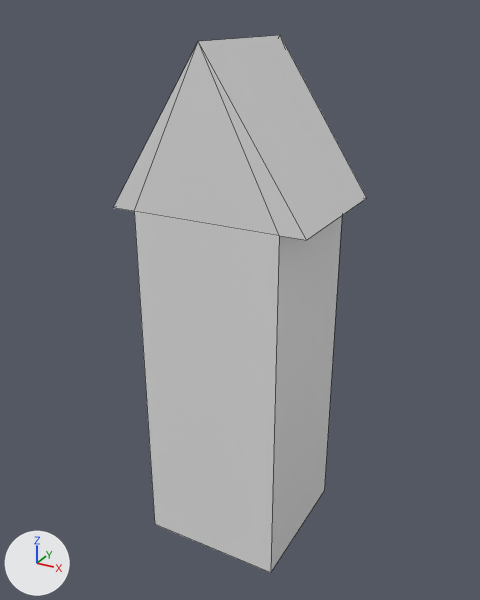
What one commit did to the Blender file Assets/Models/Clock/Clock.blend.
Both versions are drawn from a 50 mm lens placed at (1.21, -2.23, 2.2), pointed at (-0.01, 0.0, 1.08). Every picture has the same lights, and +X, +Y and +Z are marked at lower left. Mesh edges are drawn as thin lines. The same objects are shown in both versions, whatever each file hides.

Names of what the first picture shows: 'Clock'.
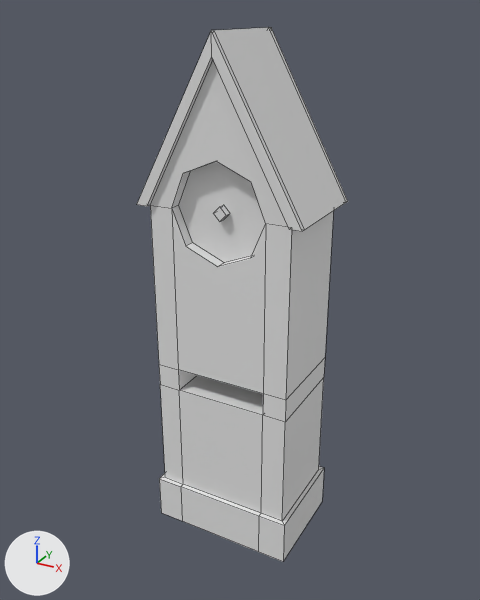
Where the change shows, as pixel boxes (x1, y1, x2, y2) in the pictures (480 x 600 px):
'Clock', reshaped (17% narrower)
    before: (113, 35, 366, 573)
    after: (137, 27, 348, 562)

The edits, one by one:
me_cube is used by ob_clock; location (0.0, 0.0, 0.0).
me_cube had 14 vertices, 15 faces and spanned x -0.4..0.4, y -0.3..0.3, z 0.0..2.1.
me_cube now has 94 vertices, 83 faces and spans x -0.35..0.35, y -0.22..0.22, z 0.0..2.13.
me_cube part 1: the whole mesh is rebuilt.
